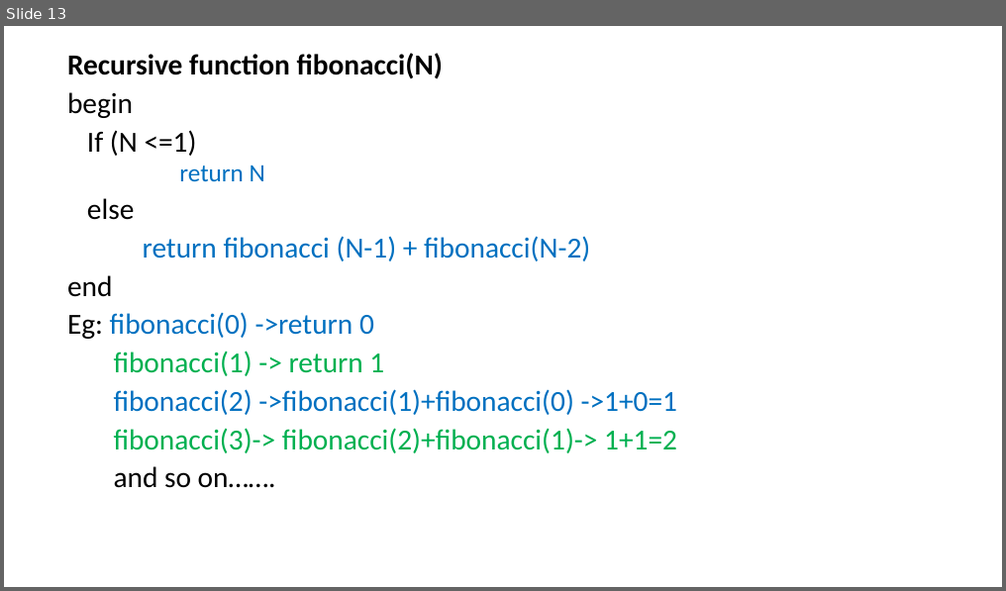
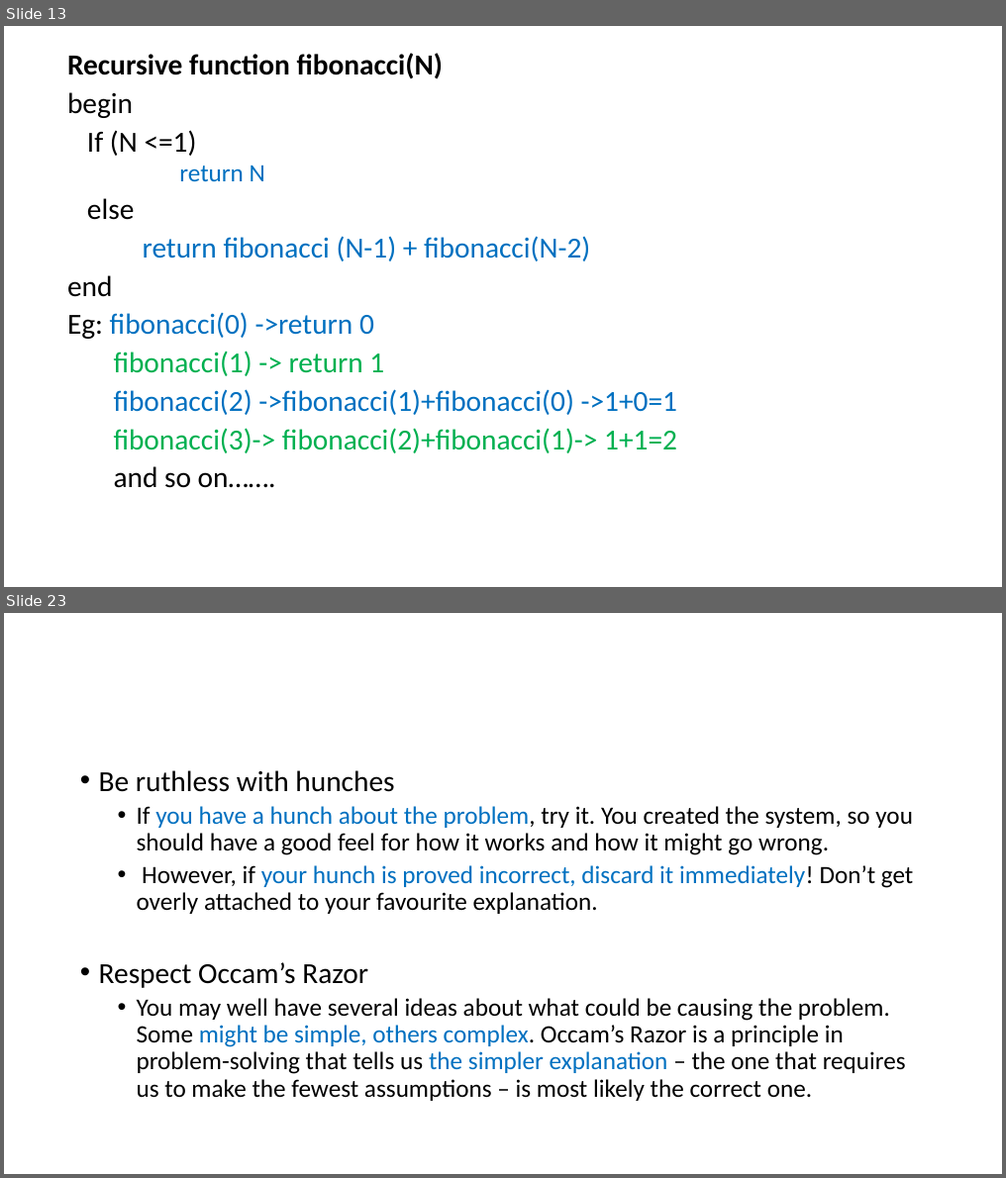
Before and after one commit to tgashwinkumar/college-stuffs, a slide deck: G1/SEM 1 - Python Programming/PDFs/Unit II Algorithmic Problem solving.pptx. Shown one above the other, each under a label of ours: slide 13 before the commit, slides 13 and 23 after it; the slides between them are not shown. The pictures are 1006x591 and 1006x1178 pixels, drawn with LibreOffice and Linux fonts; fonts in the diff are those of the drawing. Boxes give left, top, right and bottom in pixels: in the first picture for what was removed or moved away, otherwise in the second. Text is boxed around its words. In the diff, an @@ line names an element or a change of style, - is before the commit and + after.

```diff
--- a/G1/SEM 1 - Python Programming/PDFs/Unit II Algorithmic Problem solving.pptx
+++ b/G1/SEM 1 - Python Programming/PDFs/Unit II Algorithmic Problem solving.pptx
@@ slide 23 added at box(4, 613, 1002, 1174), background #FFFFFF @@
@@ text added at box(99, 770, 913, 1101), 24 pt, text #000000 @@
+• Be ruthless with hunches
+  • If you have a hunch about the problem, try it. You created the system, so you should have a good feel for how it works and how it might go wrong.
+  • However, if your hunch is proved incorrect, discard it immediately! Don’t get overly attached to your favourite explanation.
+  • Respect Occam’s Razor
+  • You may well have several ideas about what could be causing the problem. Some might be simple, others complex. Occam’s Razor is a principle in problem-solving that tells us the simpler explanation – the one that requires us to make the fewest assumptions – is most likely the correct one.
```
Also in this commit, not shown: 12 other slides added, 27 other files.
